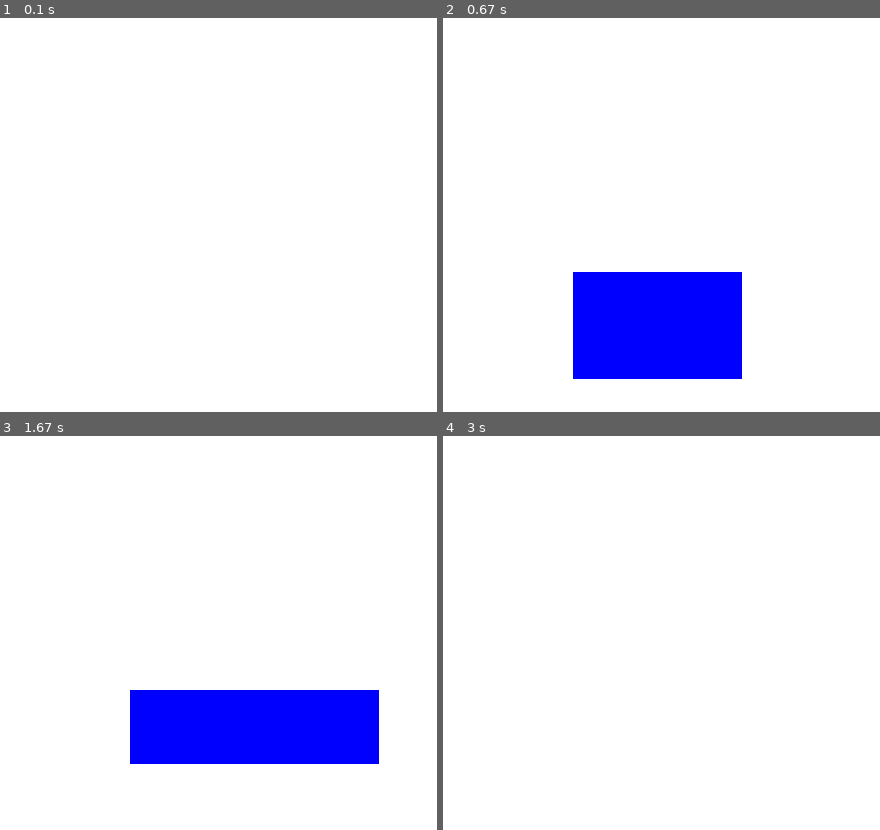
Above: before the commit, frames 1-4 (two rows, left to right).
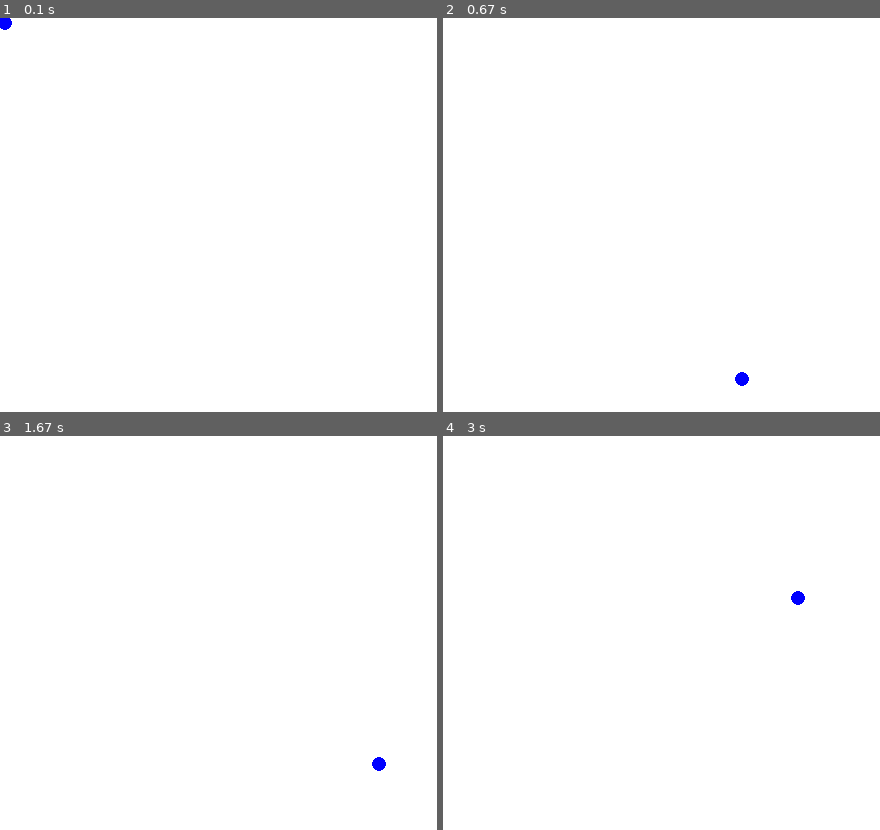
Above: after the commit, the same moments.

Repository: daucloudlab/pygame-demo-3
Game: pygame game, started from pygamedemo.py
Same seed, same stepped clock (60 frames per second), same inputs: the game is played once before the commit and once after it.
Inputs (mouse positions are in pixels of both pictures, inside the frame that each line leads up to):
- Up to frame 1 (0.1 s): no input
- Up to frame 2 (0.67 s): press the mouse at (574, 270) at 0.37 s; move the mouse to (657, 325) at 0.47 s; release the mouse at (740, 380) at 0.6 s
- Up to frame 3 (1.67 s): press the mouse at (131, 688) at 0.7 s; move the mouse to (218, 707) at 0.8 s; release the mouse at (305, 727) at 0.93 s; press the mouse at (131, 688) at 1.03 s; move the mouse to (179, 751) at 1.13 s; release the mouse at (227, 814) at 1.27 s; press the mouse at (131, 688) at 1.37 s; move the mouse to (253, 727) at 1.47 s; release the mouse at (380, 763) at 1.6 s
- Up to frame 4 (3 s): press the mouse at (574, 688) at 1.7 s; move the mouse to (718, 751) at 1.8 s; release the mouse at (866, 818) at 1.93 s; press the mouse at (574, 688) at 2.03 s; move the mouse to (683, 644) at 2.13 s; release the mouse at (796, 597) at 2.27 s

The runs differ from the first frame. In frame 1, less than 0.1% of the frame differs, in the area x 0-3%, y 0-4%; in frame 2, 11%; in frame 3, 11%, in the area x 29-89%, y 64-86%; in frame 4, less than 0.1%.

Commit message:
мышканың көрсеткіші экранда сызылады

Diff:
--- a/pygamedemo.py
+++ b/pygamedemo.py
@@ -29,6 +29,8 @@
 running = True
 sp = None
 
+pygame.mouse.set_visible(False)
+
 while running:
 
     for event in pygame.event.get():
@@ -36,7 +38,12 @@
             running = False
             pygame.quit()
 
+    screen.fill(WHITE)
+
     pos = pygame.mouse.get_pos()
+
+    if pygame.mouse.get_focused():
+        pygame.draw.circle(screen, BLUE, pos, 7)
 
     pressed = pygame.mouse.get_pressed()
     if pressed[0]:
@@ -48,8 +55,10 @@
 
         screen.fill(WHITE)
         pygame.draw.rect(screen, BLUE, (sp[0], sp[1], width, height))
-        pygame.display.update()
+
     else:
         sp = None
 
+    pygame.display.update()
+
     clock.tick(FPS)
